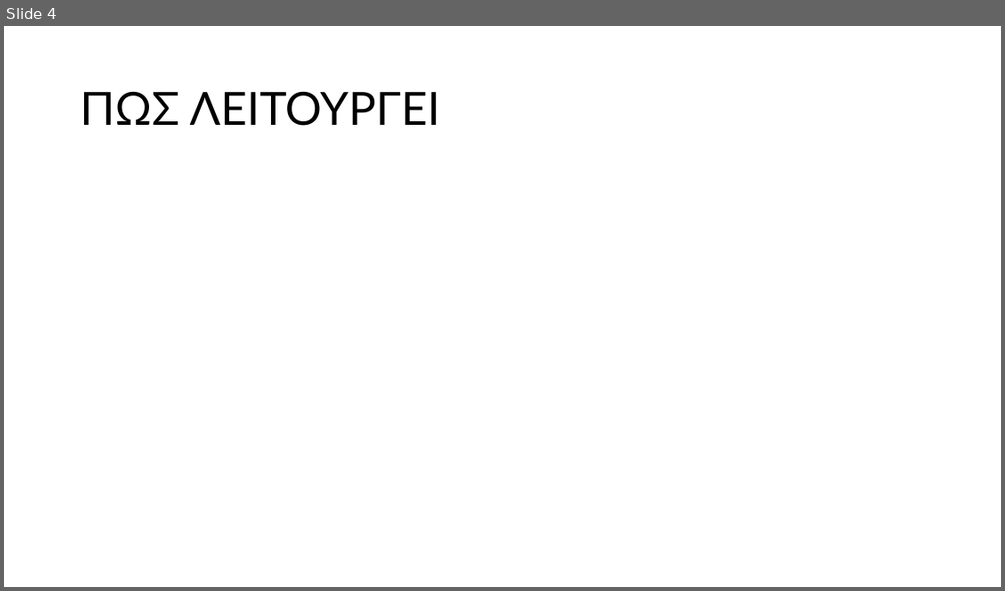
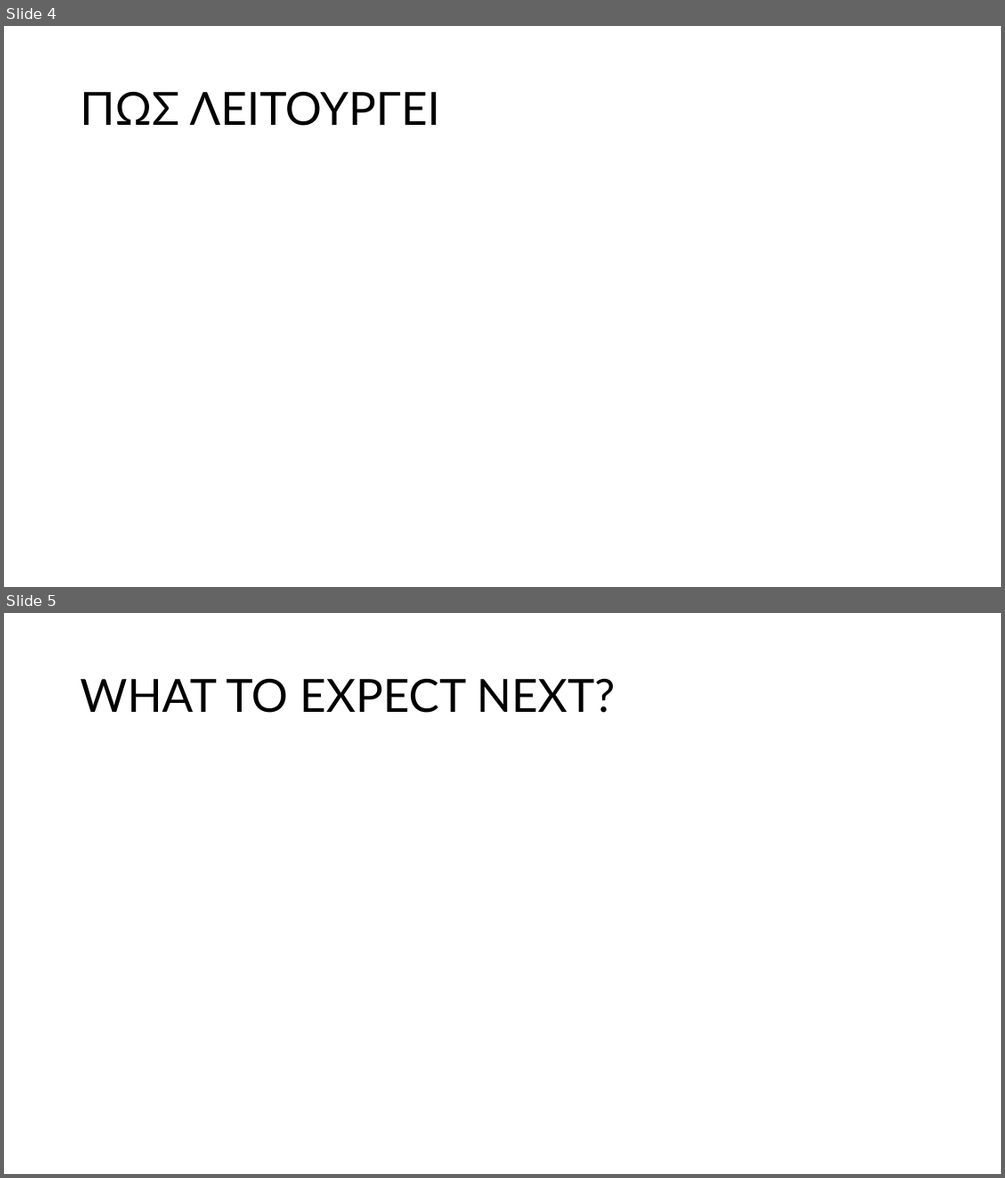
Before and after one commit to striker40/makeathon-2025, a slide deck: ey.pptx. Shown one above the other, each under a label of ours: slide 4 before the commit, slides 4 and 5 after it. The pictures are 1005x591 and 1005x1178 pixels, drawn with LibreOffice and Linux fonts; fonts in the diff are those of the drawing. Boxes give left, top, right and bottom in pixels: in the first picture for what was removed or moved away, otherwise in the second. Text is boxed around its words. In the diff, an @@ line names an element or a change of style, - is before the commit and + after.

```diff
--- a/ey.pptx
+++ b/ey.pptx
@@ slide 5 added at [4,613,1001,1174], background #FFFFFF @@
@@ title added at [80,678,615,713], 44 pt, text #000000 @@
+WHAT TO EXPECT NEXT?
```
